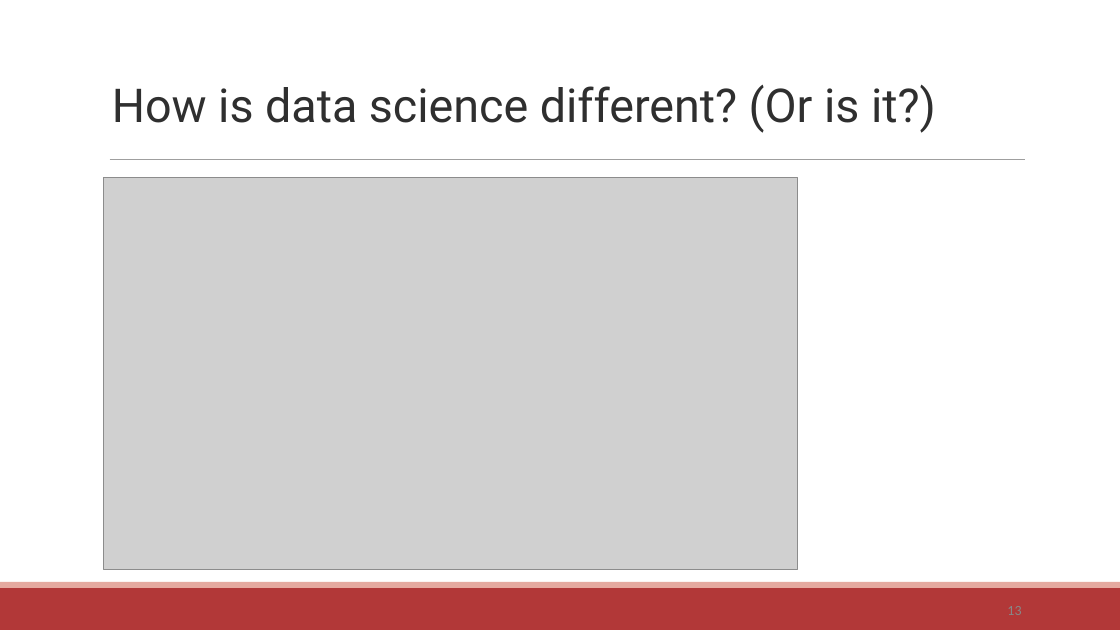
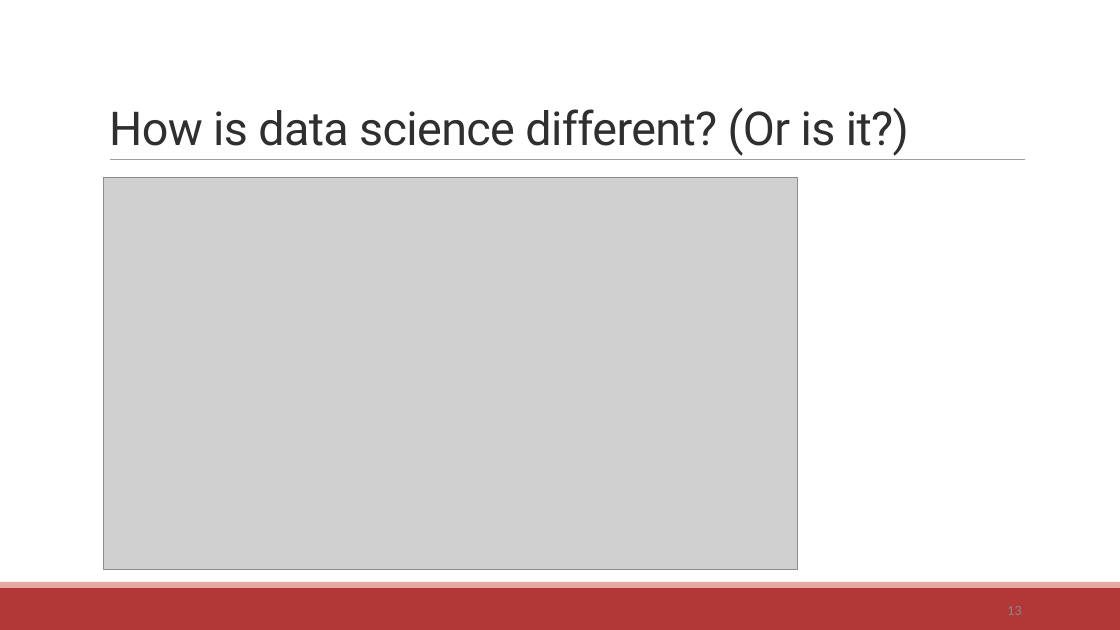
Before and after one commit to communitymaplab/geog4300_datascience, a slide deck: slide 13 of in_class_slides/geog4300_L02-Data science and coding.pptx. Drawn at 1120x630 pixels with LibreOffice and Linux fonts; fonts in the diff are those of the drawing; grey boxes stand for pictures. Boxes give left, top, right and bottom in pixels: in the first picture for what was removed or moved away, otherwise in the second. Text is boxed around its words. In the diff, an @@ line names an element or a change of style, - is before the commit and + after.

```diff
--- a/in_class_slides/geog4300_L02-Data science and coding.pptx
+++ b/in_class_slides/geog4300_L02-Data science and coding.pptx
@@ title "How is data science different? ..." moved from (x1=112, y1=85, x2=936, y2=132) to (x1=109, y1=108, x2=909, y2=156) @@
@@ title "How is data science different? ..." at (x1=109, y1=108, x2=909, y2=156): letter spacing 0 to -0.5 pt; line spacing 1 to 0.85; vertical alignment top to bottom @@
```
Also in this commit, not shown: 14 other slides changed, 1 other file.
